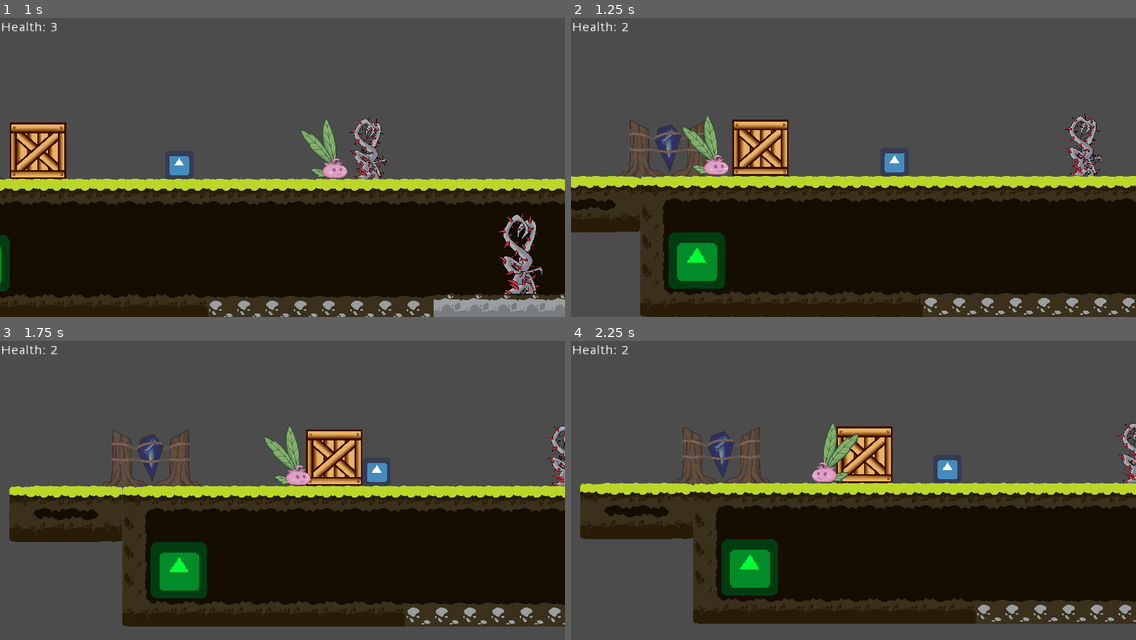
Above: before the commit, frames 1-4 (two rows, left to right).
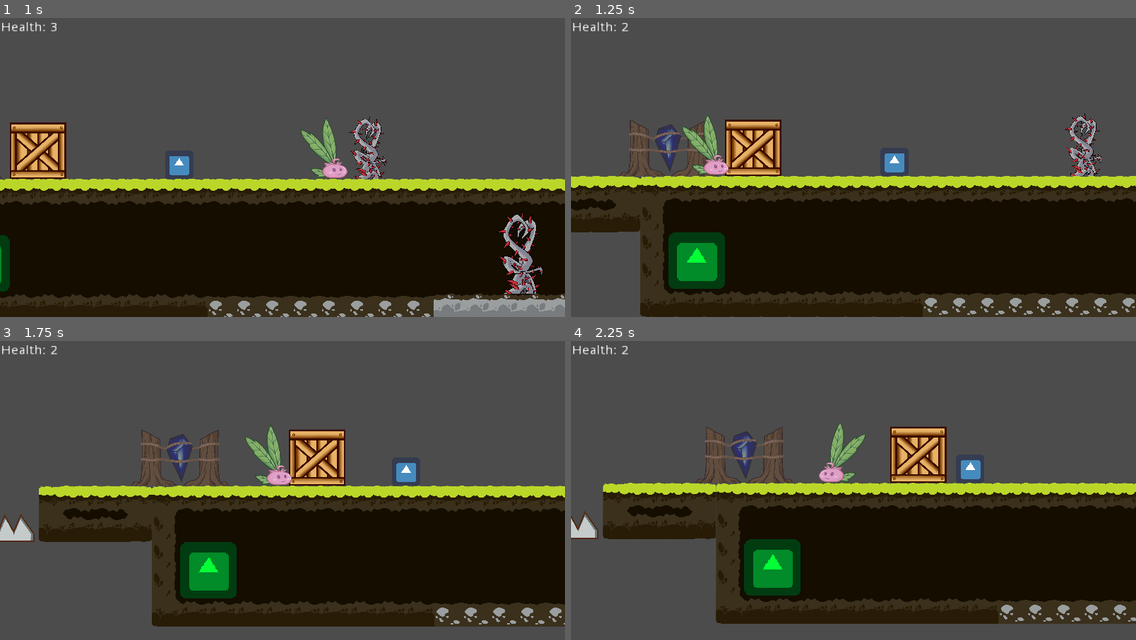
Above: after the commit, the same moments.

Repository: DamianKoch1/OnionsAdventure
Game: Godot game, scene res://Worlds/World1.tscn
Same seed, same stepped clock (60 frames per second), same inputs: the game is played once before the commit and once after it. The engine's default icon, where the game draws it, is replaced by a stand-in: a white triangle on a blue panel in a dark square.
Inputs:
- Up to frame 1 (1 s): hold Right (ui_right) from 0.53 s (still down); tap Space (jump) at 0.77 s
- Up to frame 2 (1.25 s): keep holding Right (ui_right)
- Up to frame 3 (1.75 s): keep holding Right (ui_right); tap Space (jump) at 1.52 s
- Up to frame 4 (2.25 s): release Right (ui_right) at 2.03 s; hold Left (ui_left) from 2.03 s (still down)

Frame 1 is identical in both runs. In frame 2, 1.4% of the frame differs, in the area x 27-39%, y 33-53%; in frame 3, 11%; in frame 4, 12%, in the area x 0-100%, y 26-95%.

Commit message:
trap working, different box iteration

Diff:
--- a/Objects/Box/Box.gd
+++ b/Objects/Box/Box.gd
@@ -8,7 +8,7 @@
 
 func _physics_process(delta):
 	if isPushed == true:
-		motion.x = player.motion.x
+		global_position.x = lerp(global_position.x, global_position.x -(player.global_position.x-global_position.x), 0.05)
 	else:
 		motion.x = lerp(motion.x, 0, brakeSpeed)
 	motion.y += gravity
--- a/Objects/Box/Box.tscn
+++ b/Objects/Box/Box.tscn
@@ -11,7 +11,7 @@
 [sub_resource type="RectangleShape2D" id=2]
 
 custom_solver_bias = 0.0
-extents = Vector2( 46.095, 30.5873 )
+extents = Vector2( 36.9395, 30.5873 )
 
 [node name="Box" type="KinematicBody2D"]
 
--- a/Objects/Trap/Trap.gd
+++ b/Objects/Trap/Trap.gd
@@ -1,11 +1,16 @@
 extends Area2D
 
 var triggered = false
+onready var triggeredBody = $triggeredTrap/CollisionShape2D
+
+func _ready():
+	triggeredBody.disabled = true
 
 func _on_Trap_body_entered(body):
 	if triggered == false:
 		if body.name != "StaticBody2D":
 			triggered = true
+			triggeredBody.disabled = false
 			$AnimationPlayer.play("Snap")
 			if body.name == "Onion":
 				body.health = 0
--- a/Objects/Trap/Trap.tscn
+++ b/Objects/Trap/Trap.tscn
@@ -16,7 +16,7 @@
 custom_solver_bias = 0.0
 extents = Vector2( 27.7846, 159.975 )
 
-[node name="Trap" type="Area2D" index="0"]
+[node name="Trap" type="Area2D"]
 
 input_pickable = true
 gravity_vec = Vector2( 0, 1 )
@@ -37,7 +37,6 @@
 [node name="right" type="Sprite" parent="." index="1"]
 
 position = Vector2( 26.047, -4.52453 )
-rotation = -1.5708
 scale = Vector2( 0.174292, 0.153846 )
 texture = ExtResource( 3 )
 offset = Vector2( 437.039, -183.536 )
@@ -46,7 +45,6 @@
 [node name="left" type="Sprite" parent="." index="2"]
 
 position = Vector2( -36.0423, -1.85963 )
-rotation = 1.5708
 scale = Vector2( 0.174292, 0.137339 )
 texture = ExtResource( 4 )
 offset = Vector2( -441.808, -207.951 )
@@ -68,7 +66,7 @@
 anims/Snap = ExtResource( 5 )
 blend_times = [  ]
 
-[node name="StaticBody2D" type="StaticBody2D" parent="." index="5"]
+[node name="triggeredTrap" type="StaticBody2D" parent="." index="5"]
 
 input_pickable = false
 collision_layer = 1
@@ -78,7 +76,7 @@
 friction = 1.0
 bounce = 0.0
 
-[node name="CollisionShape2D" type="CollisionShape2D" parent="StaticBody2D" index="0"]
+[node name="CollisionShape2D" type="CollisionShape2D" parent="triggeredTrap" index="0"]
 
 position = Vector2( -3.98111, -82.039 )
 scale = Vector2( 1.32291, 0.496618 )
--- a/Worlds/World1.tscn
+++ b/Worlds/World1.tscn
@@ -33,7 +33,7 @@
 custom_solver_bias = 0.0
 extents = Vector2( 1775.56, 14.7179 )
 
-[node name="Node" type="Node"]
+[node name="Node" type="Node" index="0"]
 
 [node name="Goal" parent="." index="0" instance=ExtResource( 1 )]
 
